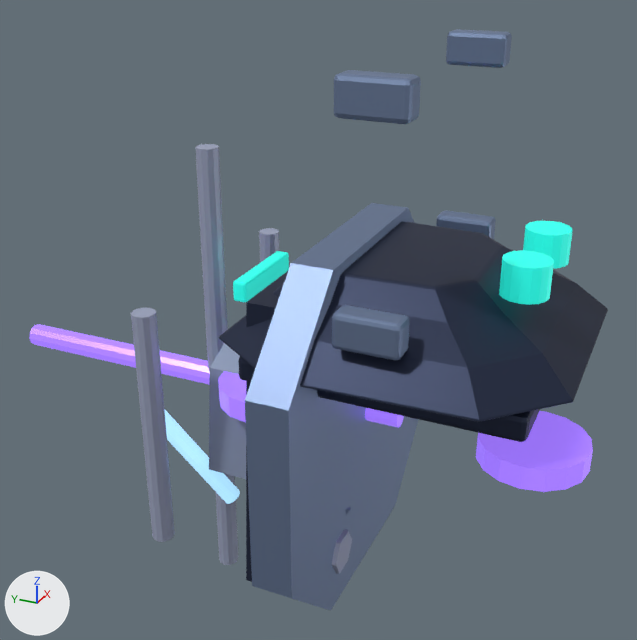
An edit to the Blender file assets/models/source/buildings/factions/lumen_repair.blend, drawn before and after from the same camera.
Rendered twice from a camera (50 mm lens) standing at (-3.51, -1.06, 2.17) and looking at (0.14, 0.58, 0.35). Arrows for +X, +Y and +Z are at lower left; the lights stay in place. The first picture is the older version.

In view in the first picture: 'Cross-member clamp', 'Cross-member clamp.001', 'Cross-member clamp.002', 'Cross-member clamp.003', 'Faceted gravitic foot.002', 'Floating central armor slab', 'Flux suspension pad.002', 'Geometric levitation plinth', 'Precision weld emitter', 'Repair lattice upright', 'Repair lattice upright.001', 'Repair lattice upright.002', 'Repair lattice upright.003', 'Service cradle side shield', 'Service cradle · open angular base', 'Service gantry cross-member.001', 'Suspended repair platform', 'Triangular levitation strut.002' and 5 more.
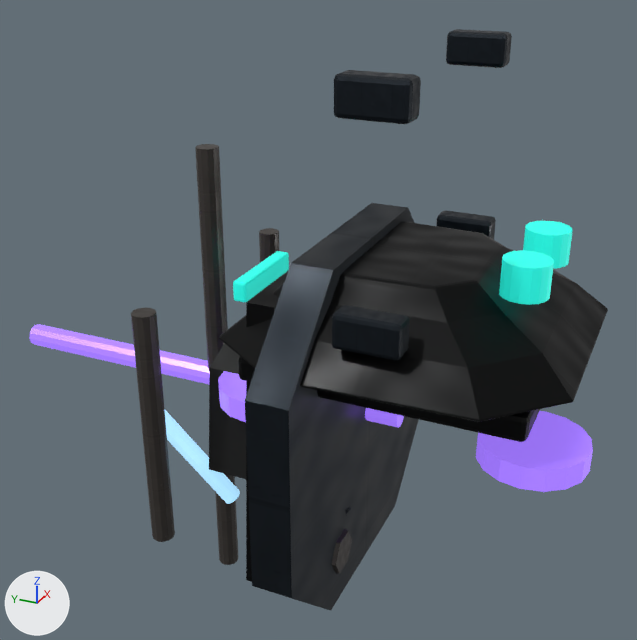
Patch to the scene script:
```diff
--- a/assets/models/source/buildings/factions/lumen_repair.blend.py
+++ b/assets/models/source/buildings/factions/lumen_repair.blend.py
@@ mat_lumen___steel_006 @@
 mat_lumen___steel_006 = bpy.data.materials.new('Lumen / steel.006')
-# nodes: BsdfPrincipled, OutputMaterial
-# colours: blue #7c8eaf
+# nodes: BsdfPrincipled, NormalMap, OutputMaterial, TexImage x3
+# uses the picture img_factions_lumen_steel_steel_albedo_png
+# uses the picture img_steel_normal_png
+# uses the picture img_steel_roughness_png
@@ mat_lumen___light_006 @@
 mat_lumen___light_006 = bpy.data.materials.new('Lumen / light.006')
-# nodes: BsdfPrincipled, OutputMaterial
-# colours: greyish blue #a6adc8
+# nodes: BsdfPrincipled, NormalMap, OutputMaterial, TexImage x3
+# uses the picture img_ceramic_normal_png
+# uses the picture img_ceramic_roughness_png
+# uses the picture img_factions_lumen_armor_light_ceramic_albedo_png
@@ mat_lumen___dark_006 @@
 mat_lumen___dark_006 = bpy.data.materials.new('Lumen / dark.006')
-# nodes: BsdfPrincipled, OutputMaterial
-# colours: dark blue #2c354d
+# nodes: BsdfPrincipled, NormalMap, OutputMaterial, TexImage x3
+# uses the picture img_factions_lumen_dark_graphite_albedo_png
+# uses the picture img_graphite_normal_png
+# uses the picture img_graphite_roughness_png
@@ mat_lumen___ceramic_004 @@
 mat_lumen___ceramic_004 = bpy.data.materials.new('Lumen / ceramic.004')
-# nodes: BsdfPrincipled, OutputMaterial
-# colours: greyish blue #95a2bf
+# nodes: BsdfPrincipled, NormalMap, OutputMaterial, TexImage x3
+# uses the picture img_ceramic_normal_png
+# uses the picture img_ceramic_roughness_png
+# uses the picture img_factions_lumen_armor_ceramic_albedo_png
```

Changed parts and their boxes (x1, y1, x2, y2) in the pictures (637 x 640 px):
'Service cradle · open angular base', surface changed (darker): (219, 221, 608, 422) in both
'Geometric levitation plinth', surface changed (blue to black): (245, 203, 419, 611) in both
'Repair lattice upright.002', surface changed (greyish blue to black): (131, 308, 175, 542) in both
'Repair lattice upright.001', surface changed (greyish blue to black): (195, 144, 228, 372) in both
'Cross-member clamp.002', surface changed (blue to black): (334, 70, 421, 124) in both
'Cross-member clamp', surface changed (blue to black): (332, 305, 409, 360) in both
'Service cradle side shield', surface changed (greyish blue to black): (209, 343, 246, 479) in both
'Floating central armor slab', surface changed: (238, 356, 540, 442) in both
'Cross-member clamp.003', surface changed (blue to black): (446, 29, 512, 68) in both
'Suspended repair platform', surface changed: (246, 271, 288, 582) in both
'Repair lattice upright.003', surface changed (greyish blue to black): (215, 474, 238, 565) in both
'Cross-member clamp.001', surface changed (blue to black): (436, 210, 496, 240) in both
'Faceted gravitic foot.002', surface changed (greyish blue to black): (331, 529, 352, 574) in both
'Repair lattice upright', surface changed (greyish blue to black): (259, 228, 279, 290) in both
'Triangular levitation strut.002', surface changed: (345, 506, 351, 515) in both
